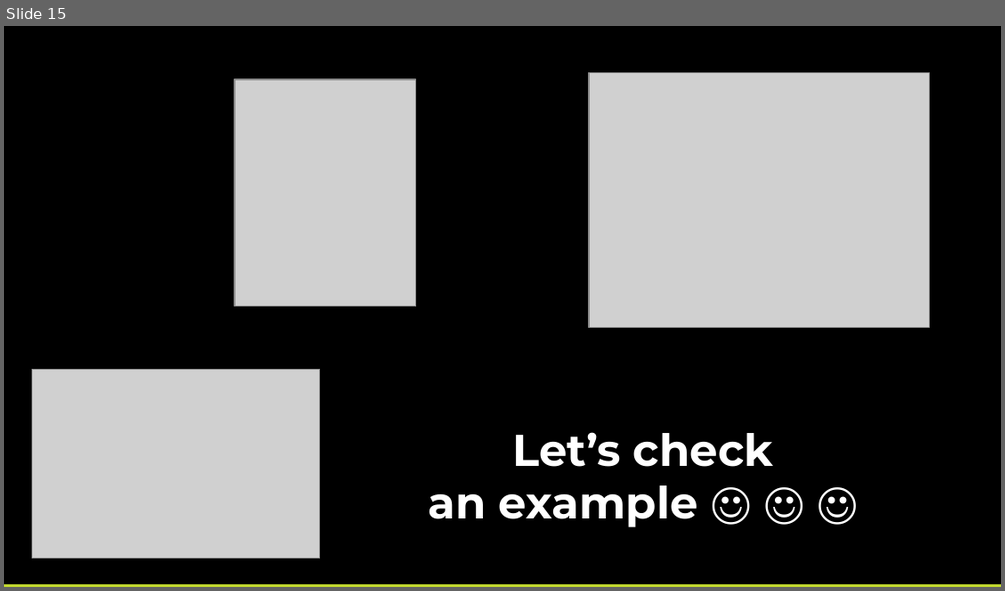
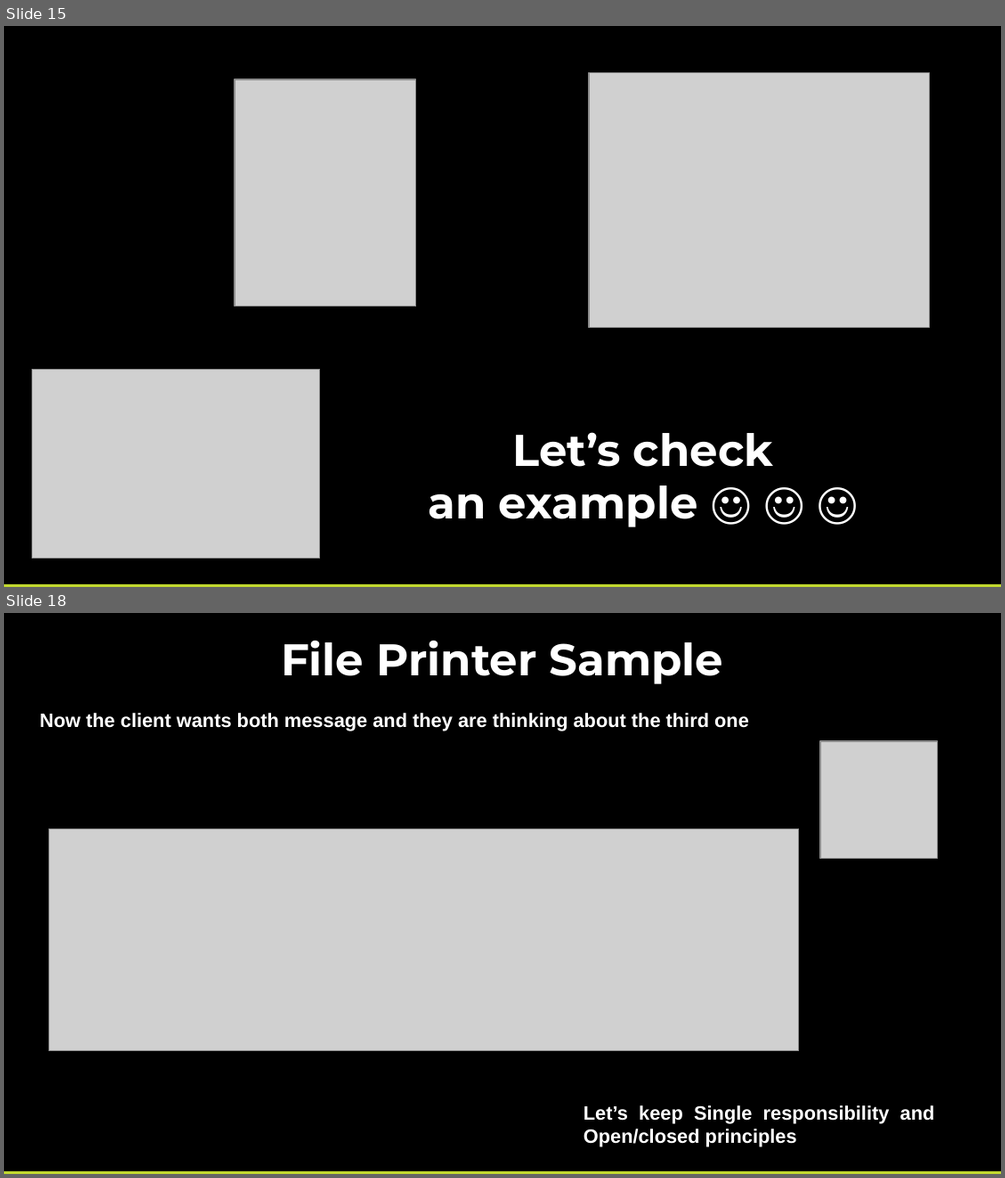
Before and after one commit to pcastellanos/TeamTraining, a slide deck: SOLID/SOLID.pptx. Shown one above the other, each under a label of ours: slide 15 before the commit, slides 15 and 18 after it; the slides between them are not shown. The pictures are 1005x591 and 1005x1178 pixels, drawn with LibreOffice and Linux fonts; fonts in the diff are those of the drawing; grey boxes stand for pictures. Boxes give left, top, right and bottom in pixels: in the first picture for what was removed or moved away, otherwise in the second. Text is boxed around its words. In the diff, an @@ line names an element or a change of style, - is before the commit and + after.

Commit message:
[Open/Closed] Third requirement: use a both message (the principle is being fulfilled)

```diff
--- a/SOLID/SOLID.pptx
+++ b/SOLID/SOLID.pptx
@@ slide 18 added at (x1=4, y1=613, x2=1001, y2=1174), background #000000 @@
@@ text added at (x1=281, y1=641, x2=723, y2=684), 32 pt, text #FFFFFF, bold @@
+File Printer Sample
@@ text added at (x1=40, y1=713, x2=749, y2=731), 14 pt, text #FFFFFF, bold @@
+Now the client wants both message and they are thinking about the third one
@@ picture added at (x1=820, y1=741, x2=937, y2=859) @@
@@ picture added at (x1=48, y1=828, x2=799, y2=1051) @@
@@ text added at (x1=583, y1=1105, x2=935, y2=1147), 14 pt, text #FFFFFF, bold @@
+Let’s keep Single responsibility and Open/closed principles
@@ rectangle added at (x1=4, y1=1171, x2=1001, y2=1174), fill #C1D82F @@
```
Also in this commit, not shown: 1 slide changed, 1 other slide added, 11 other files.
